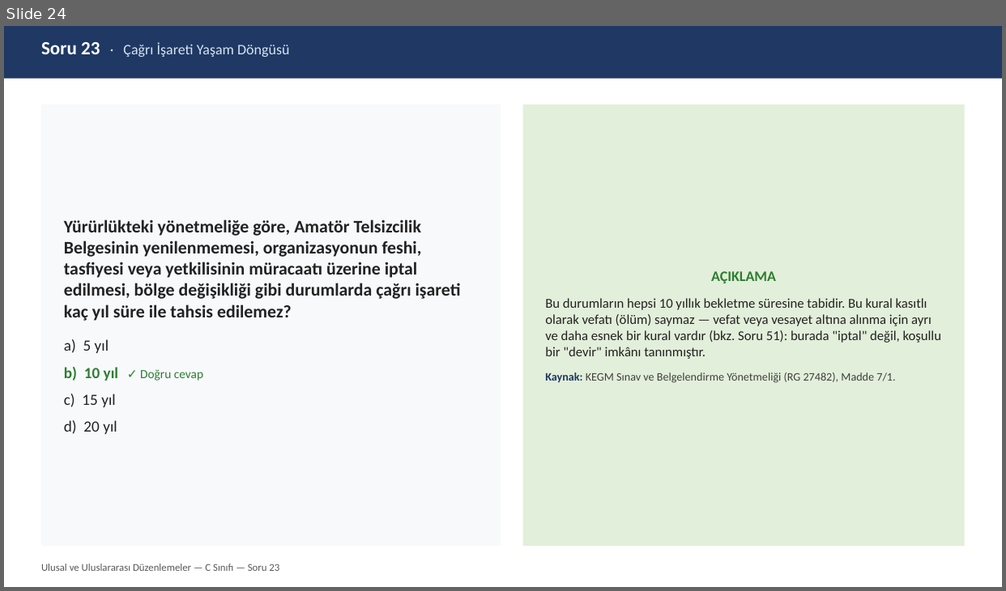
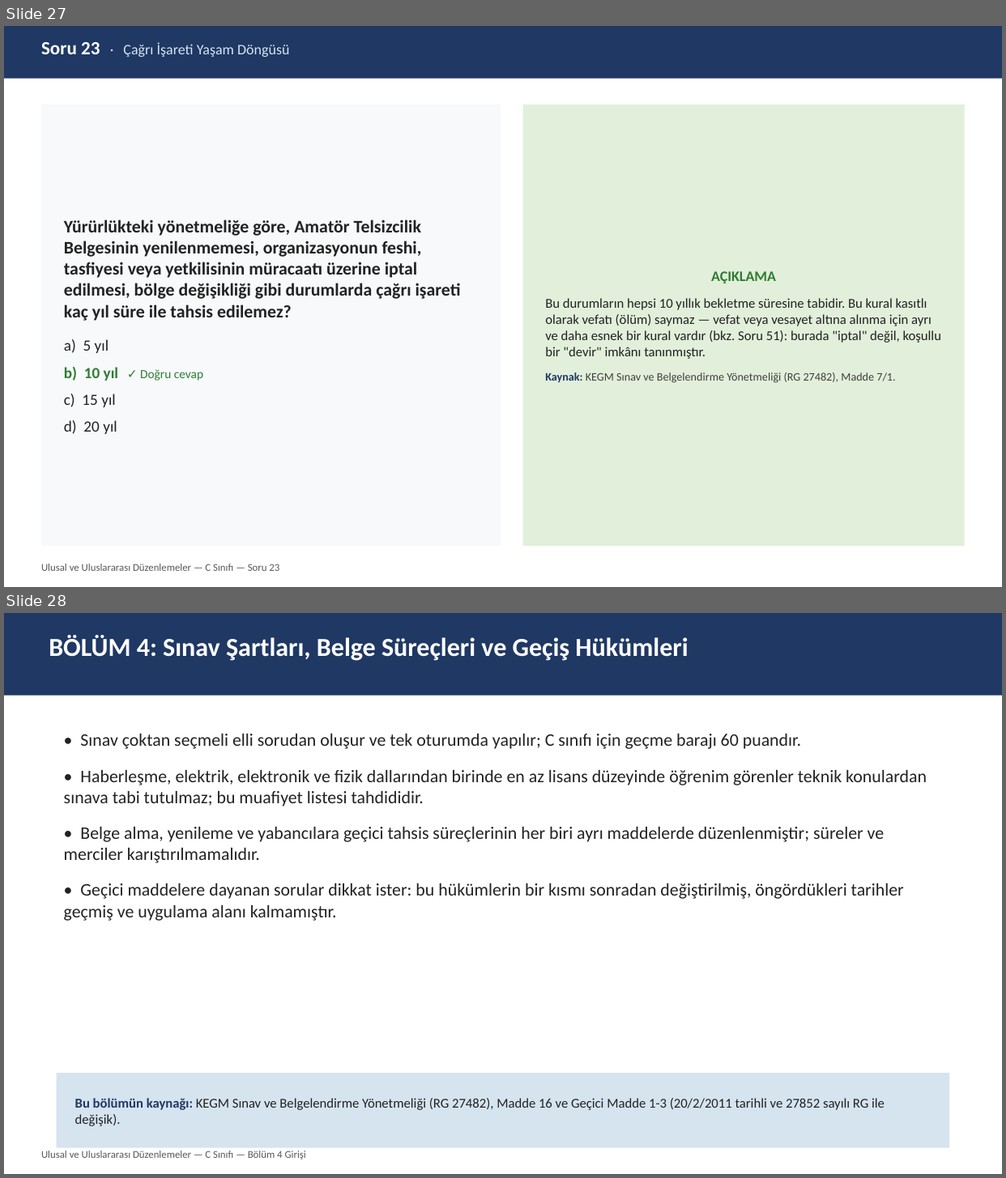
Before and after one commit to TA3HRJ/amator-telsiz-egitimi, a slide deck: Amator_Telsizcilik_C_Duzenlemeler_Sinav_Hazirlik_v1.0.pptx. Shown one above the other, each under a label of ours: slide 24 before the commit, slides 27 and 28 after it. The pictures are 1006x591 and 1006x1178 pixels, drawn with LibreOffice and Linux fonts; fonts in the diff are those of the drawing. Boxes give left, top, right and bottom in pixels: in the first picture for what was removed or moved away, otherwise in the second. Text is boxed around its words. In the diff, an @@ line names an element or a change of style, - is before the commit and + after.

```diff
--- a/Amator_Telsizcilik_C_Duzenlemeler_Sinav_Hazirlik_v1.0.pptx
+++ b/Amator_Telsizcilik_C_Duzenlemeler_Sinav_Hazirlik_v1.0.pptx
@@ slide 28 added at [4, 613, 1002, 1174], background #FFFFFF @@
@@ rectangle added at [4, 613, 1002, 696], fill #1F3864 @@
@@ text added at [49, 635, 688, 661], 25 pt, text #FFFFFF, bold @@
+BÖLÜM 4: Sınav Şartları, Belge Süreçleri ve Geçiş Hükümleri
@@ text added at [64, 734, 927, 921], 17 pt, text #222222 @@
+• Sınav çoktan seçmeli elli sorudan oluşur ve tek oturumda yapılır; C sınıfı için geçme barajı 60 puandır.
+• Haberleşme, elektrik, elektronik ve fizik dallarından birinde en az lisans düzeyinde öğrenim görenler teknik konulardan sınava tabi tutulmaz; bu muafiyet listesi tahdididir.
+• Belge alma, yenileme ve yabancılara geçici tahsis süreçlerinin her biri ayrı maddelerde düzenlenmiştir; süreler ve merciler karıştırılmamalıdır.
+• Geçici maddelere dayanan sorular dikkat ister: bu hükümlerin bir kısmı sonradan değiştirilmiş, öngördükleri tarihler geçmiş ve uygulama alanı kalmamıştır.
@@ rectangle added at [57, 1073, 949, 1148], fill #D6E4F0, 13 pt, text #222222 @@
+Bu bölümün kaynağı: KEGM Sınav ve Belgelendirme Yönetmeliği (RG 27482), Madde 16 ve Geçici Madde 1-3 (20/2/2011 tarihli ve 27852 sayılı RG ile değişik).
@@ text added at [41, 1151, 306, 1160], 10 pt, text #595959 @@
+Ulusal ve Uluslararası Düzenlemeler — C Sınıfı — Bölüm 4 Girişi
@@ what was slide 24 is now slide 27 @@
```
Also in this commit, not shown: 4 other slides added, 5 other files.
